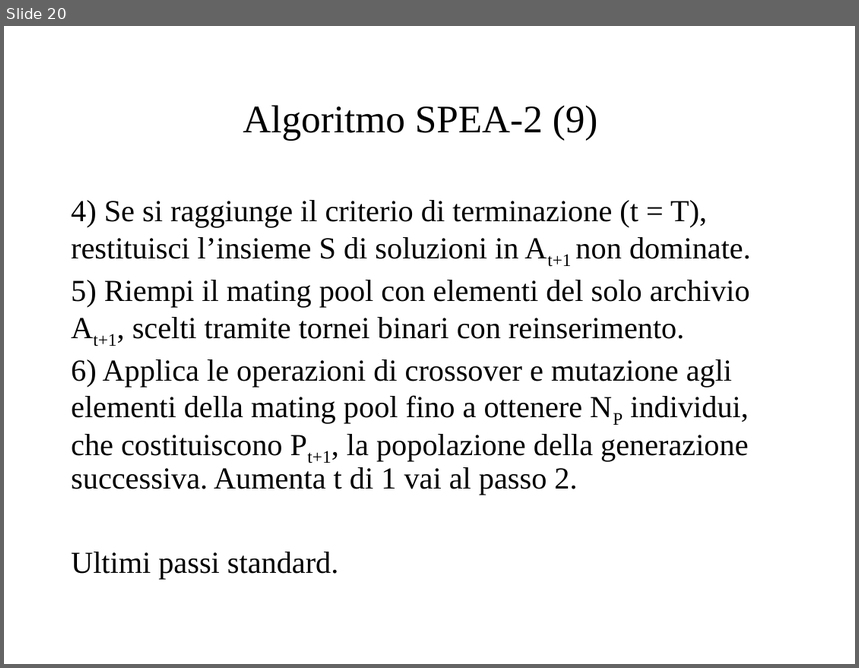
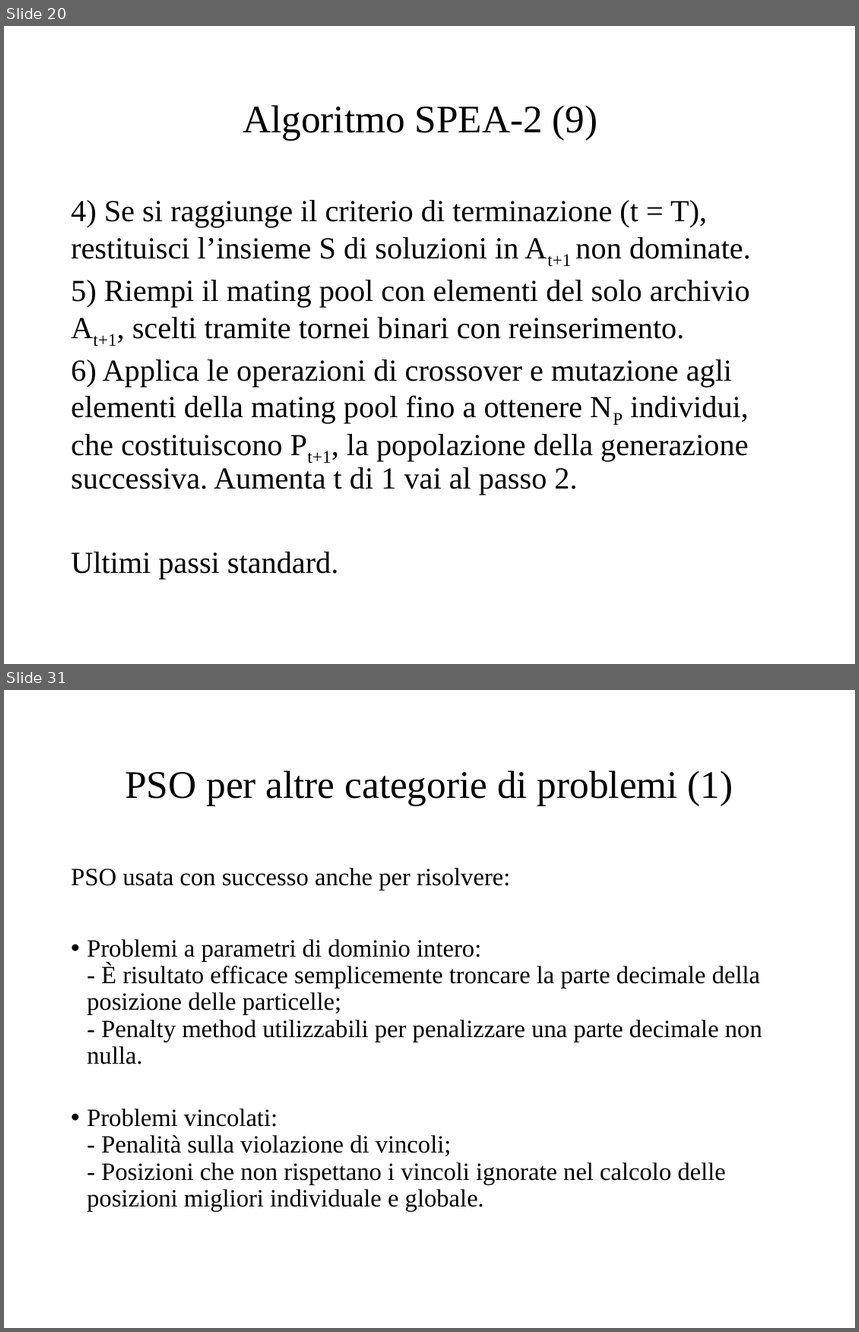
Before and after one commit to micferr/OptimizationProject, a slide deck: Presentation/Presentazione.pptx. Shown one above the other, each under a label of ours: slide 20 before the commit, slides 20 and 31 after it; the slides between them are not shown. The pictures are 859x668 and 859x1332 pixels, drawn with LibreOffice and Linux fonts; fonts in the diff are those of the drawing. Boxes give left, top, right and bottom in pixels: in the first picture for what was removed or moved away, otherwise in the second. Text is boxed around its words. In the diff, an @@ line names an element or a change of style, - is before the commit and + after.

```diff
--- a/Presentation/Presentazione.pptx
+++ b/Presentation/Presentazione.pptx
@@ slide 31 added at (x1=4, y1=690, x2=855, y2=1328), background #FFFFFF @@
@@ title added at (x1=125, y1=771, x2=734, y2=806), 33 pt, text #000000 @@
+PSO per altre categorie di problemi (1)
@@ text added at (x1=71, y1=868, x2=762, y2=1211), 21 pt, text #000000 @@
+PSO usata con successo anche per risolvere:
+• Problemi a parametri di dominio intero:
+  - È risultato efficace semplicemente troncare la parte decimale della posizione delle particelle;
+  - Penalty method utilizzabili per penalizzare una parte decimale non nulla.
+• Problemi vincolati:
+  - Penalità sulla violazione di vincoli;
+  - Posizioni che non rispettano i vincoli ignorate nel calcolo delle posizioni migliori individuale e globale.
```
Also in this commit, not shown: 1 slide changed, 12 other slides added, 1 slide removed.
